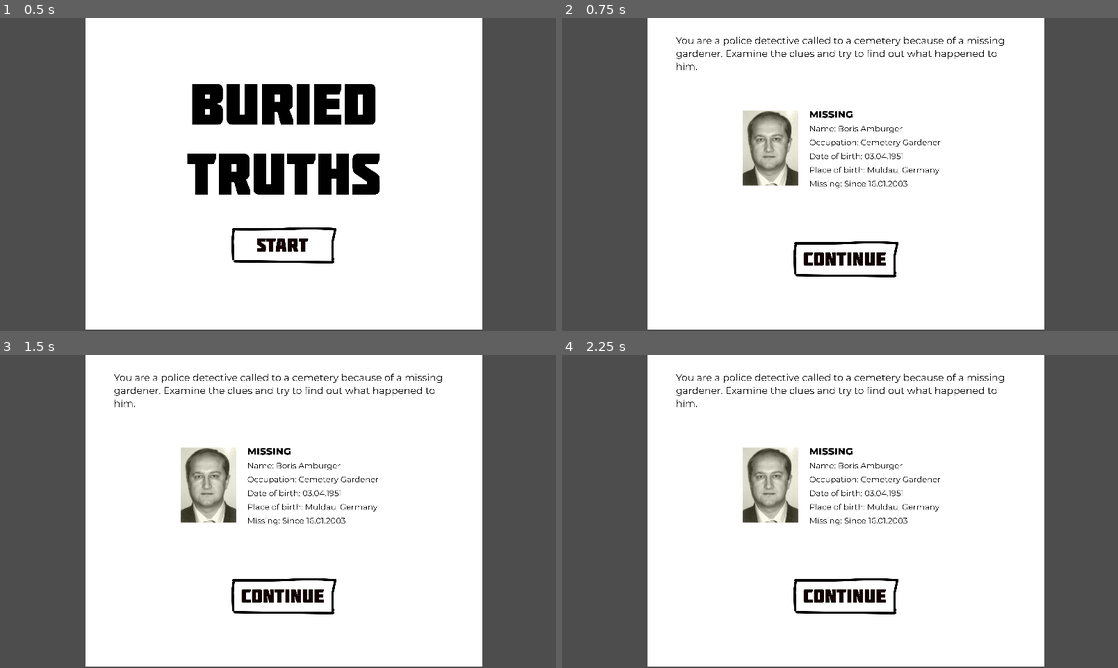
Above: before the commit, frames 1-4 (two rows, left to right).
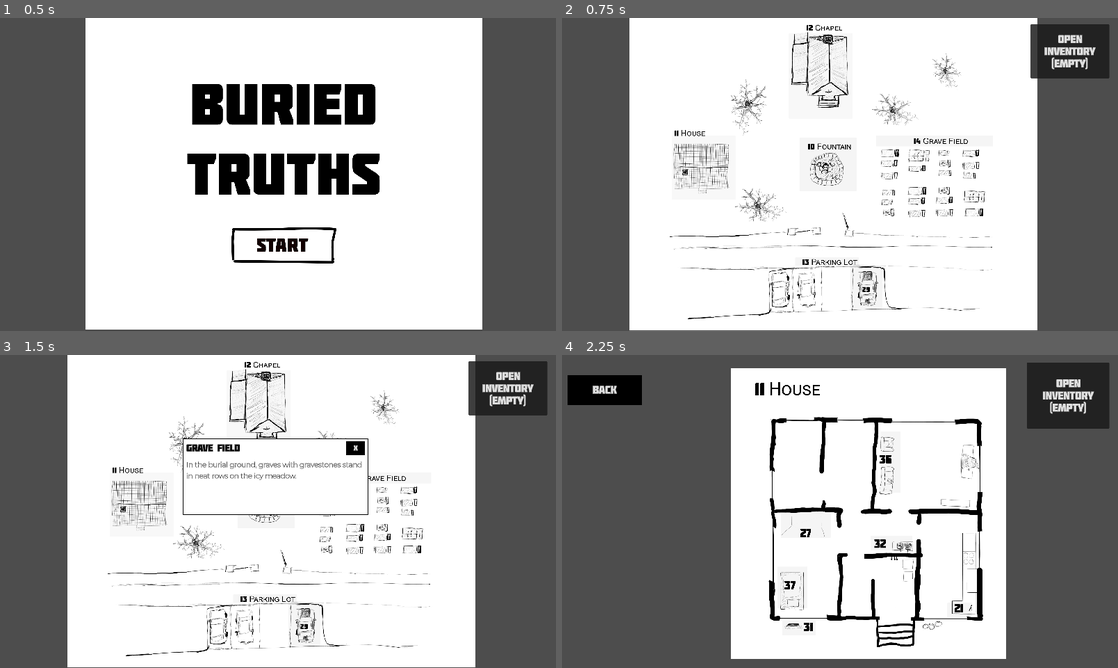
Above: after the commit, the same moments.

Repository: johannesschweig/cemetery-gardener
Game: Godot game, scene res://assets/scenes/title.tscn
Same seed, same stepped clock (60 frames per second), same inputs: the game is played once before the commit and once after it.
Inputs (mouse positions are in pixels of both pictures, inside the frame that each line leads up to):
- Up to frame 1 (0.5 s): no input
- Up to frame 2 (0.75 s): click (845, 246) at 0.5 s
- Up to frame 3 (1.5 s): click (372, 477) at 1.27 s
- Up to frame 4 (2.25 s): click (701, 505) at 2.02 s

Frame 1 is identical in both runs. In frame 2, 15% of the frame differs, in the area x 12-99%, y 0-100%; in frame 3, 15%; in frame 4, 37%, in the area x 1-99%, y 0-100%.

Commit message:
restyling inventory

Diff:
--- a/assets/scenes/inventory.tscn
+++ b/assets/scenes/inventory.tscn
@@ -1,8 +1,10 @@
-[gd_scene load_steps=10 format=3 uid="uid://dfsleg4uw83js"]
+[gd_scene load_steps=12 format=3 uid="uid://dfsleg4uw83js"]
 
 [ext_resource type="Script" path="res://assets/scripts/inventory.gd" id="1_t5wwd"]
 [ext_resource type="PackedScene" uid="uid://ca8m6bwg1wqqh" path="res://assets/scenes/inventoryItem.tscn" id="1_vfg8w"]
+[ext_resource type="StyleBox" uid="uid://cfhvhlgsfrnl4" path="res://assets/scenes/button-hover.tres" id="3_fgpaq"]
 [ext_resource type="FontFile" uid="uid://bjb84osbphrfm" path="res://assets/fonts/Molot.otf" id="3_wunlj"]
+[ext_resource type="StyleBox" uid="uid://bokxtfpcpnfwc" path="res://assets/scenes/button-normal.tres" id="4_bmq3q"]
 [ext_resource type="FontFile" uid="uid://gd31212bsk4m" path="res://assets/fonts/Montserrat-VariableFont_wght.ttf" id="4_swwwq"]
 [ext_resource type="PackedScene" uid="uid://dimljgv4bf5wr" path="res://assets/scenes/textBox.tscn" id="5_nfi0g"]
 [ext_resource type="PackedScene" uid="uid://dg53lhvlxxxp6" path="res://assets/scenes/unlockBox.tscn" id="6_1fbu7"]
@@ -10,10 +12,11 @@
 [sub_resource type="StyleBoxFlat" id="StyleBoxFlat_c0cv2"]
 bg_color = Color(1, 1, 1, 1)
 
-[sub_resource type="StyleBoxFlat" id="StyleBoxFlat_rfn6l"]
-content_margin_top = 8.0
-content_margin_bottom = 8.0
-bg_color = Color(1, 1, 1, 1)
+[sub_resource type="FontVariation" id="FontVariation_1ciu1"]
+base_font = ExtResource("3_wunlj")
+variation_opentype = {
+2003265652: 400
+}
 
 [sub_resource type="FontVariation" id="FontVariation_lxjc4"]
 base_font = ExtResource("4_swwwq")
@@ -35,14 +38,32 @@
 [node name="VBoxContainer" type="VBoxContainer" parent="."]
 layout_mode = 2
 
-[node name="closeInventory" type="Button" parent="VBoxContainer"]
+[node name="MarginContainer2" type="MarginContainer" parent="VBoxContainer"]
 layout_mode = 2
-size_flags_vertical = 0
+theme_override_constants/margin_left = 24
+theme_override_constants/margin_top = 24
+theme_override_constants/margin_right = 24
+
+[node name="HBoxContainer" type="HBoxContainer" parent="VBoxContainer/MarginContainer2"]
+layout_mode = 2
+
+[node name="title" type="Label" parent="VBoxContainer/MarginContainer2/HBoxContainer"]
+layout_mode = 2
+size_flags_horizontal = 3
 theme_override_colors/font_color = Color(0, 0, 0, 1)
+theme_override_fonts/font = SubResource("FontVariation_1ciu1")
+theme_override_font_sizes/font_size = 64
+text = "Inventory"
+
+[node name="closeInventory" type="Button" parent="VBoxContainer/MarginContainer2/HBoxContainer"]
+custom_minimum_size = Vector2(200, 0)
+layout_mode = 2
 theme_override_fonts/font = ExtResource("3_wunlj")
 theme_override_font_sizes/font_size = 36
-theme_override_styles/normal = SubResource("StyleBoxFlat_rfn6l")
-text = "Close inventory"
+theme_override_styles/hover = ExtResource("3_fgpaq")
+theme_override_styles/normal = ExtResource("4_bmq3q")
+text = "Close"
+autowrap_mode = 2
 
 [node name="MarginContainer" type="MarginContainer" parent="VBoxContainer"]
 layout_mode = 2
@@ -110,4 +131,4 @@
 size_flags_horizontal = 4
 size_flags_vertical = 4
 
-[connection signal="pressed" from="VBoxContainer/closeInventory" to="." method="_on_button_pressed"]
+[connection signal="pressed" from="VBoxContainer/MarginContainer2/HBoxContainer/closeInventory" to="." method="_on_button_pressed"]
--- a/assets/scenes/inventoryItem.tscn
+++ b/assets/scenes/inventoryItem.tscn
@@ -21,8 +21,8 @@
 }
 
 [node name="inventoryItem" type="PanelContainer"]
-offset_right = 196.0
-offset_bottom = 292.0
+offset_right = 352.0
+offset_bottom = 502.0
 theme_override_styles/panel = ExtResource("1_q3pgg")
 script = ExtResource("1_ba500")
 
@@ -38,7 +38,7 @@
 layout_mode = 2
 
 [node name="icon" type="TextureRect" parent="MarginContainer/VBoxContainer"]
-custom_minimum_size = Vector2(256, 256)
+custom_minimum_size = Vector2(240, 240)
 layout_mode = 2
 texture = ExtResource("2_en7by")
 expand_mode = 3
--- a/assets/scenes/map.tscn
+++ b/assets/scenes/map.tscn
@@ -11,8 +11,8 @@
 script = ExtResource("2_bt7pd")
 
 [node name="bg" type="Sprite2D" parent="."]
-position = Vector2(292, 55)
-scale = Vector2(0.697905, 0.699521)
+position = Vector2(232, 1)
+scale = Vector2(0.734781, 0.736482)
 texture = ExtResource("1_ctewb")
 centered = false
 
@@ -32,10 +32,10 @@
 grow_vertical = 1
 
 [node name="navbar" parent="Camera" instance=ExtResource("5_3rs2p")]
-offset_left = 21.0
-offset_top = -95.0
-offset_right = 1939.0
-offset_bottom = -45.0
+offset_left = 1639.0
+offset_top = -73.0
+offset_right = 1911.0
+offset_bottom = 113.0
 
 [node name="chestButton" parent="." instance=ExtResource("3_nyf6j")]
 offset_left = 1468.0
--- a/assets/scenes/navbar.tscn
+++ b/assets/scenes/navbar.tscn
@@ -6,7 +6,10 @@
 [node name="navbar" type="PanelContainer"]
 anchors_preset = 10
 anchor_right = 1.0
-offset_bottom = 32.0
+offset_left = 1595.0
+offset_top = 39.0
+offset_right = -39.0
+offset_bottom = 269.0
 grow_horizontal = 2
 size_flags_horizontal = 3
 script = ExtResource("1_5hc12")
@@ -15,6 +18,7 @@
 layout_mode = 2
 theme_override_fonts/font = ExtResource("2_x58lq")
 theme_override_font_sizes/font_size = 36
-text = "Inventory"
+text = "Open Inventory (Empty)"
+autowrap_mode = 2
 
 [connection signal="pressed" from="Button" to="." method="_on_button_pressed"]
--- a/assets/scenes/submap.tscn
+++ b/assets/scenes/submap.tscn
@@ -47,8 +47,10 @@
 text = "Back	"
 
 [node name="navbar" parent="." instance=ExtResource("6_gsfis")]
-offset_right = 1914.0
-offset_bottom = 50.0
+offset_left = 1606.0
+offset_top = 26.0
+offset_right = 1890.0
+offset_bottom = 254.0
 
 [node name="gateButton" parent="." instance=ExtResource("7_h7jh7")]
 visible = false
--- a/assets/scripts/navbar.gd
+++ b/assets/scripts/navbar.gd
@@ -3,9 +3,9 @@
 func getLabelText() -> String:
 	var foundItems = GameManager.getNumberOfFoundItems()
 	if foundItems == 0:
-		return "Inventory (Empty)"
+		return "Open Inventory (Empty)"
 	else:
-		return "Inventory (%s)" % foundItems
+		return "Open Inventory (%s)" % foundItems
 
 func _ready() -> void:
 	GameManager.item_found.connect(_on_item_found)
--- a/assets/singleton/GameManager.gd
+++ b/assets/singleton/GameManager.gd
@@ -5,7 +5,7 @@
 signal item_found()
 
 # show all items, hide title screen
-@export var debug = false
+@export var debug = true
 # for inventory back switching
 @export var current_area = "map"
 # last found item
--- a/project.godot
+++ b/project.godot
@@ -28,6 +28,11 @@
 window/stretch/mode="canvas_items"
 window/stretch/aspect="expand"
 
+[editor]
+
+version_control/plugin_name="GitPlugin"
+version_control/autoload_on_startup=true
+
 [rendering]
 
 textures/canvas_textures/default_texture_filter=0
Binary file added: export-web/cemetery-gardener.apple-touch-icon.png
Not shown, added: export-web/cemetery-gardener.apple-touch-icon.png.import
Binary file added: export-web/cemetery-gardener.icon.png
Not shown, added: export-web/cemetery-gardener.icon.png.import
Binary file added: export-web/cemetery-gardener.png
Not shown, added: export-web/cemetery-gardener.png.import
Not shown, added: export-web/cemetery-gardener-03-11-2024.zip
Not shown, added: export-web/cemetery-gardener.audio.worklet.js
Not shown, added: export-web/cemetery-gardener.js
Not shown, added: export-web/cemetery-gardener.pck
Not shown, added: export-web/cemetery-gardener.wasm
Not shown, added: export-web/cemetery-gardener.zip
(and 1 more such lines)
